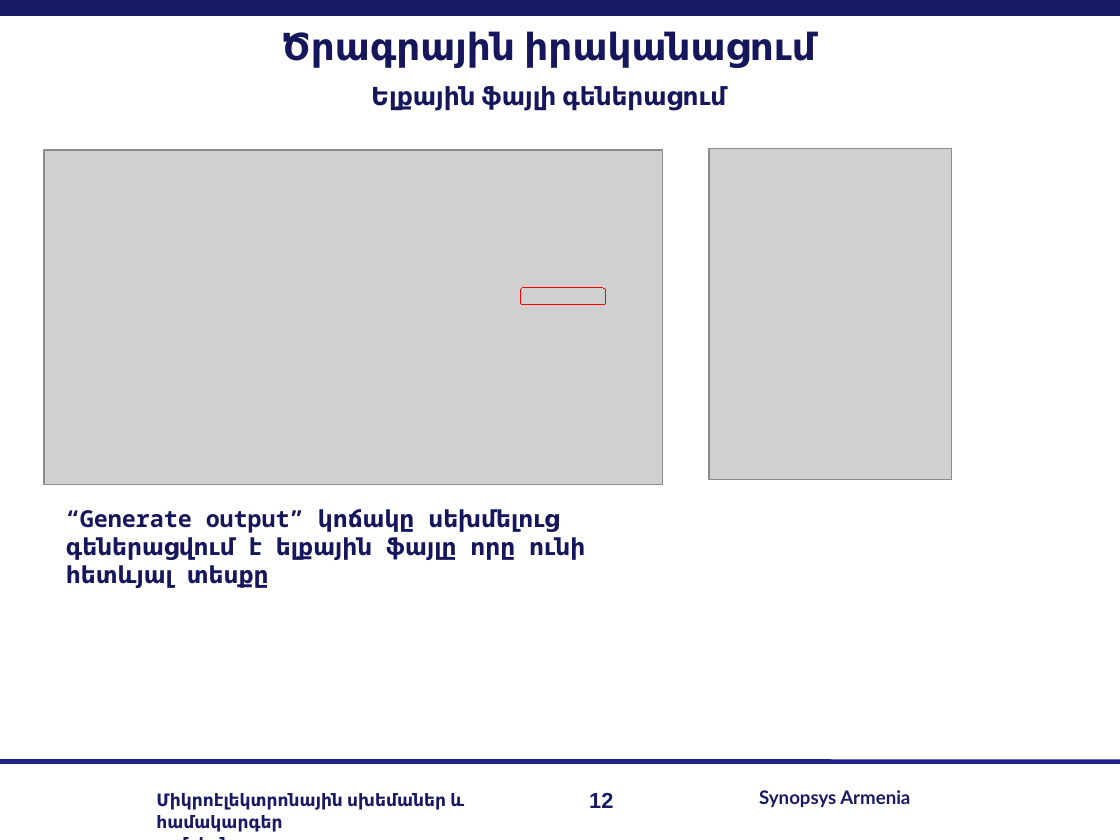
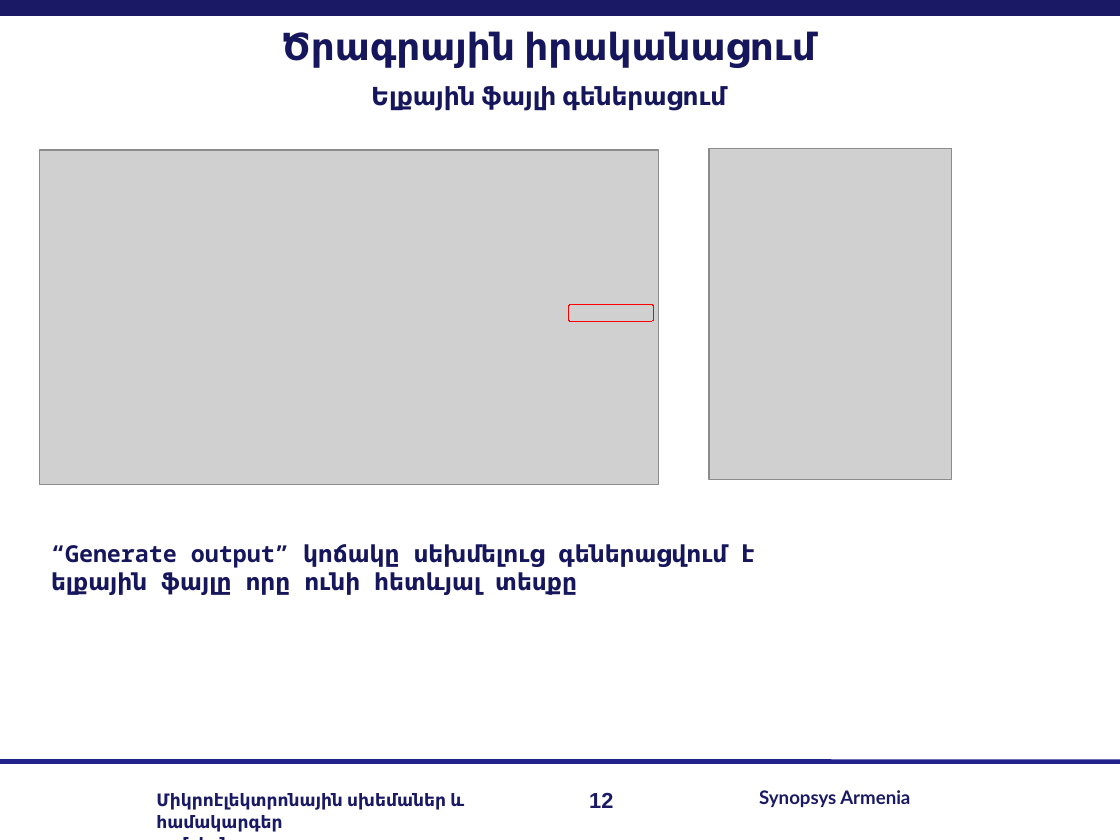
Before and after one commit to lomikist/diploma, a slide deck: slide 12 of reserches/հիմնական/Arman Sargsyan.odp. Drawn at 1120x840 pixels with LibreOffice and Linux fonts; fonts in the diff are those of the drawing; grey boxes stand for pictures; background and template pictures are left out. Boxes give left, top, right and bottom in pixels: in the first picture for what was removed or moved away, otherwise in the second. Text is boxed around its words. In the diff, an @@ line names an element or a change of style, - is before the commit and + after.

```diff
--- a/reserches/հիմնական/Arman Sargsyan.odp
+++ b/reserches/հիմնական/Arman Sargsyan.odp
@@ picture: place and size @@
-picture at [44, 150, 662, 485]
+picture at [39, 150, 657, 485]
@@ rounded rectangle: place and size @@
-rounded rectangle at [520, 288, 606, 305]
+rounded rectangle at [568, 305, 654, 321]
@@ text "“Generate output” կոճակը սեխմելուց գեներացվում ..." rewrapped from [66, 509, 585, 588] to [51, 544, 754, 595] @@
```
Also in this commit, not shown: 8 other slides changed, 1 slide added, 1 slide removed, 4 other files.
